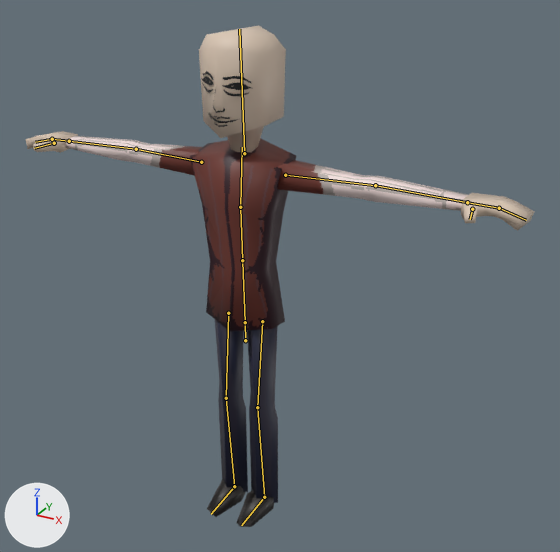
Two versions of the Blender file models/mercenary/mercenary.blend, one commit apart.
Before and after are seen from a camera (50 mm lens) standing at (1.27, -2.06, 1.997) and looking at (0.087, 0.091, 0.921). Every picture has the same lights, and +X, +Y and +Z are marked at lower left. The bones that bend it are drawn over the model as lines.

Objects in the first picture: 'eyepane', 'facepane', 'hands', 'head_mesh', 'legs', 'mouthpane', 'torso'.
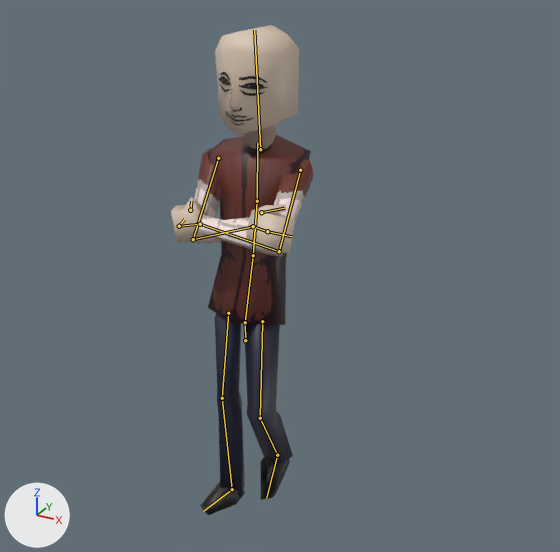
The newer file adds an action. The first version stands in its rest pose; the second is drawn at frame 30 of the action 'idle_leaning_back'.

The edits, one by one:
Bone 'torso0_e' (bone_torso0_e) turns from (0, 0, 0) to (0, 0, 17) degrees about its own x, y and z.
Bone 'torso1_e' (bone_torso1_e) turns from (0, 0, 0) to (0, 0, -7) degrees about its own x, y and z.
Bone 'torso2_e' (bone_torso2_e) turns from (0, 0, 0) to (0, 0, -13) degrees about its own x, y and z.
Bone 'l_leg_ik_e' (bone_l_leg_ik_e) moves from (0.0, 0.0, 0.0) to (0.112, 0.123, 0.01).
Bone 'l_leg_ik_e' (bone_l_leg_ik_e) turns from (0, 0, 0) to (3, -1, -49) degrees about its own x, y and z.
Bone 'r_leg_ik_e' (bone_r_leg_ik_e) moves from (0.0, 0.0, 0.0) to (0.0, -0.021, 0.0).
Bone 'r_leg_ik_e' (bone_r_leg_ik_e) turns from (0, 0, 0) to (7, 0, -7) degrees about its own x, y and z.
Bone 'l_leg_pole_e' (bone_l_leg_pole_e) moves from (0.0, 0.0, 0.0) to (0.034, 0.043, -0.169).
Bone 'r_leg_pole_e' (bone_r_leg_pole_e) moves from (0.0, 0.0, 0.0) to (0.003, 0.005, -0.108).
Bone 'r_arm_pole_e' (bone_r_arm_pole_e) moves from (0.0, 0.0, 0.0) to (0.037, -0.045, -0.027).
Bone 'r_arm_pole_e' (bone_r_arm_pole_e) turns from (0, 0, 0) to (-3, 0, 0) degrees about its own x, y and z.
Bone 'l_arm_pole_e' (bone_l_arm_pole_e) moves from (0.0, 0.0, 0.0) to (0.037, -0.134, -0.007).
Bone 'l_arm_pole_e' (bone_l_arm_pole_e) turns from (0, 0, 0) to (-3, 0, 0) degrees about its own x, y and z.
Bone 'l_arm_ik_e' (bone_l_arm_ik_e) moves from (0.0, 0.0, 0.0) to (-0.232, -0.168, -0.799).
Bone 'l_arm_ik_e' (bone_l_arm_ik_e) turns from (0, 0, 0) to (172, -5, -93) degrees about its own x, y and z.
Bone 'l_hand1_e' (bone_l_hand1_e) turns from (0, 0, 0) to (55, 0, 0) degrees about its own x, y and z.
Bone 'l_thumb_e' (bone_l_thumb_e) turns from (0, 0, 0) to (54, 4, -49) degrees about its own x, y and z.
Bone 'r_arm_ik_e' (bone_r_arm_ik_e) moves from (0.0, 0.0, 0.0) to (0.208, -0.152, -0.807).
Bone 'r_arm_ik_e' (bone_r_arm_ik_e) turns from (0, 0, 0) to (142, 1, 120) degrees about its own x, y and z.
Bone 'r_hand1_e' (bone_r_hand1_e) turns from (0, 0, 0) to (64, 0, 0) degrees about its own x, y and z.
Bone 'r_thumb_e' (bone_r_thumb_e) turns from (0, 0, 0) to (32, -46, 28) degrees about its own x, y and z.

What differs and where, as boxes (x1, y1, x2, y2) in the pictures (560 x 552 px):
'torso', posed (70% narrower): before (65, 136, 468, 331); after (192, 134, 314, 325)
'legs', posed (31% wider): before (207, 320, 278, 527); after (200, 313, 293, 515)
'head_mesh', posed: before (199, 26, 286, 152); after (215, 25, 299, 149)
'hands', posed (75% narrower, 43% shorter): before (26, 131, 535, 231); after (171, 197, 295, 254)
'eyepane', posed: before (201, 71, 251, 96); after (218, 72, 268, 96)
'mouthpane', posed (6% shorter): before (208, 112, 238, 127); after (225, 111, 254, 125)
'facepane', posed: before (213, 100, 225, 113); after (230, 88, 242, 112)
